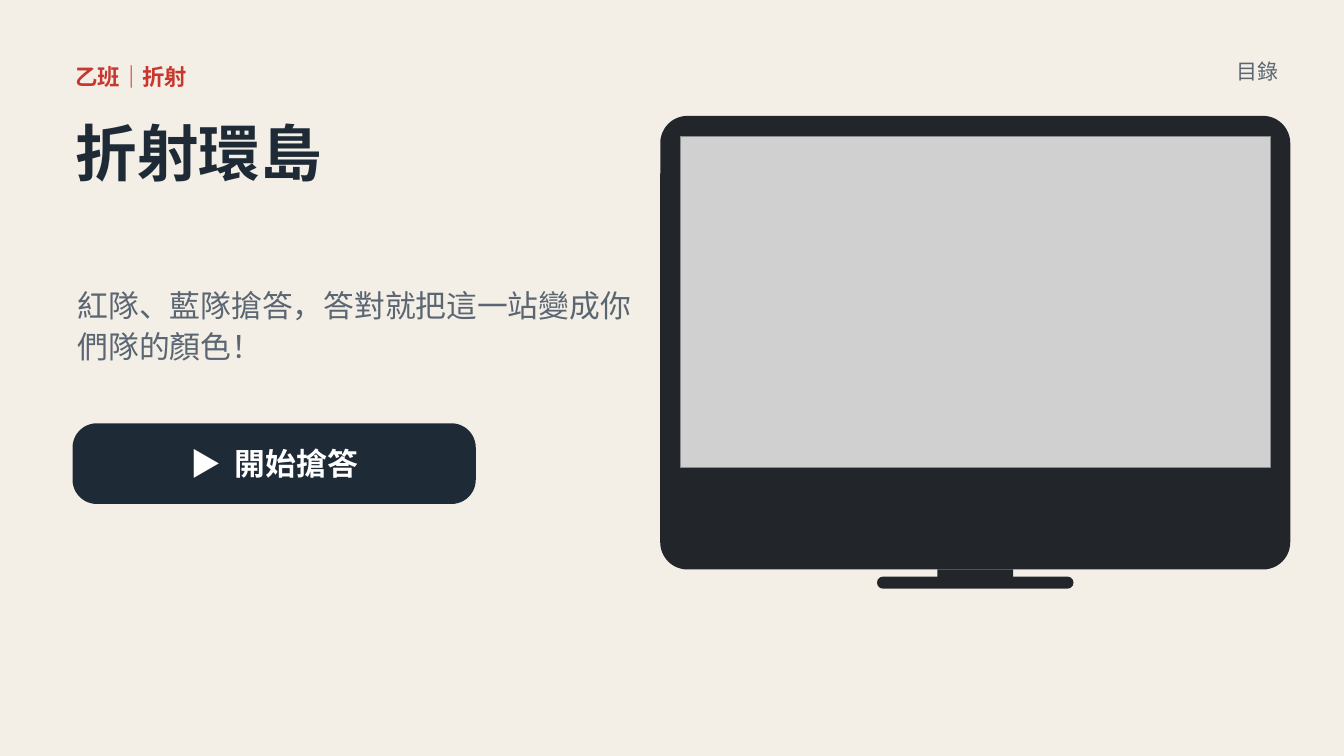
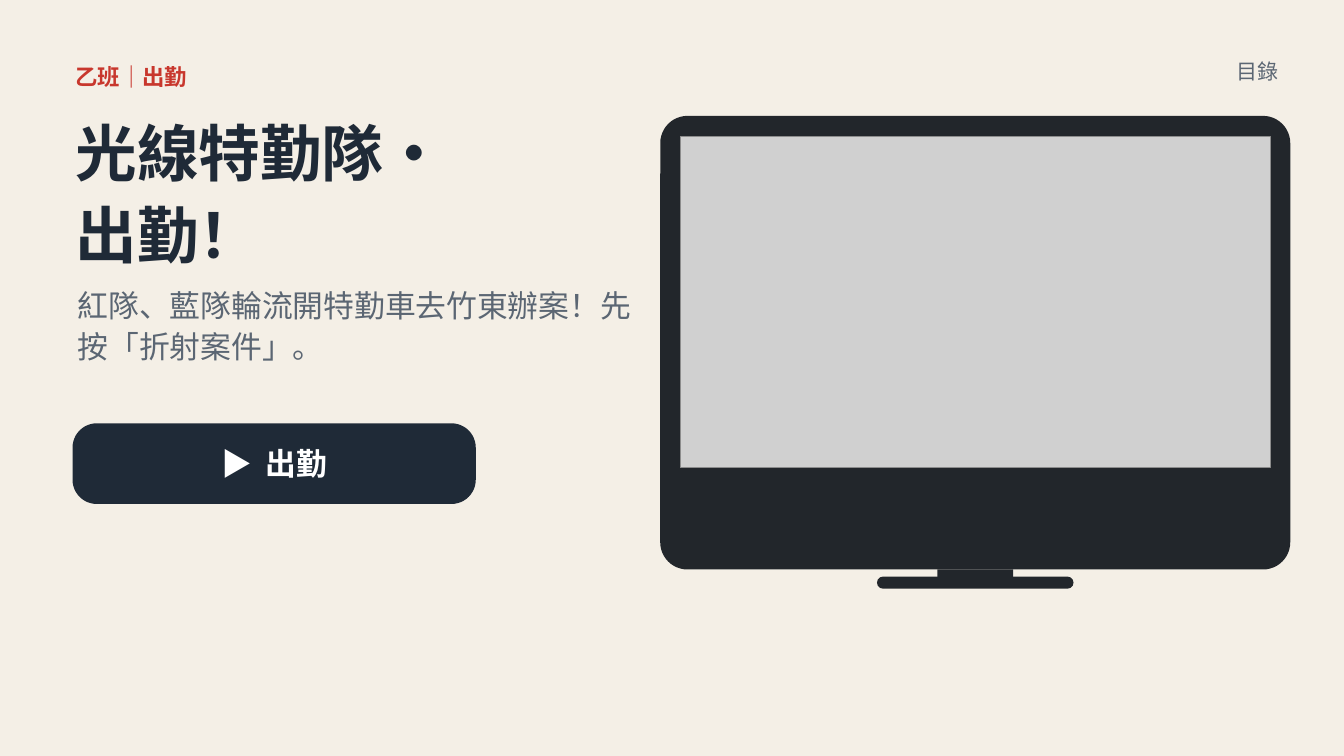
Before and after one commit to classtools1020/classtools1020.github.io, a slide deck: slide 12 of light-refract/1016/slides.pptx. Drawn at 1344x756 pixels with LibreOffice and Linux fonts; fonts in the diff are those of the drawing; grey boxes stand for pictures. Boxes give left, top, right and bottom in pixels: in the first picture for what was removed or moved away, otherwise in the second. Text is boxed around its words. In the diff, an @@ line names an element or a change of style, - is before the commit and + after.

```diff
--- a/light-refract/1016/slides.pptx
+++ b/light-refract/1016/slides.pptx
@@ text at [76, 65, 188, 88]: text changed @@
-乙班｜折射
+乙班｜出勤
@@ text at [76, 123, 446, 264]: text changed @@
-折射環島
+光線特勤隊・
+出勤！
@@ text at [78, 291, 631, 361]: text changed @@
-紅隊、藍隊搶答，答對就把這一站變成你們隊的顏色！
+紅隊、藍隊輪流開特勤車去竹東辦案！先按「折射案件」。
@@ text in rounded rectangle at [266, 449, 328, 478]: text changed @@
-▶ 開始搶答
+▶ 出勤
```
Also in this commit, not shown: 4 other slides changed, 8 other files.
